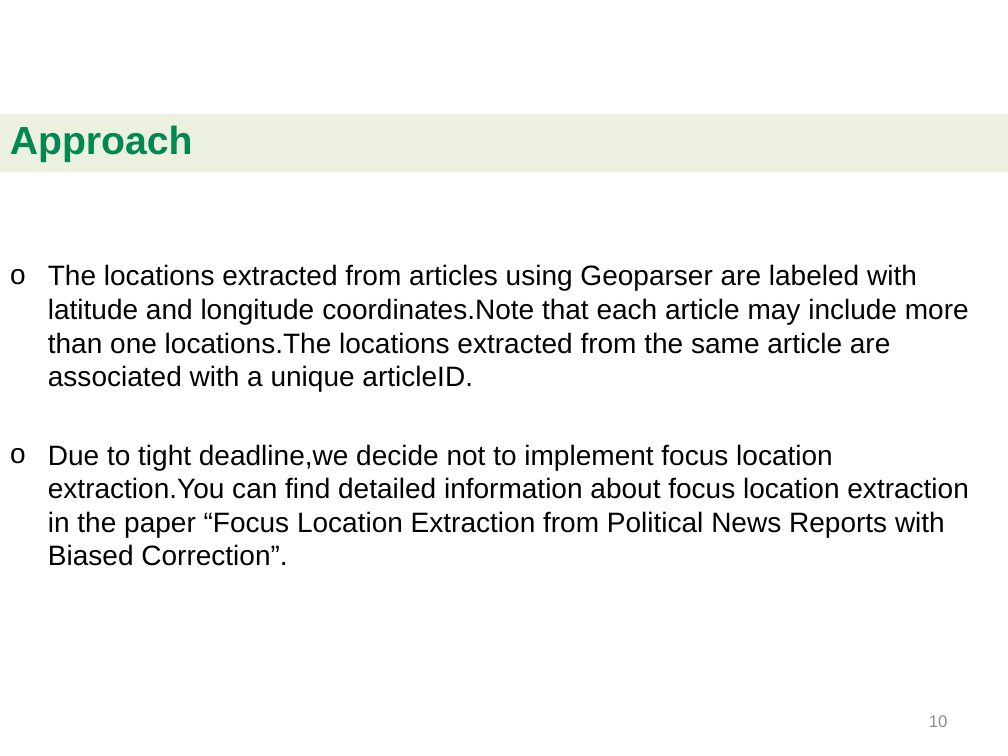
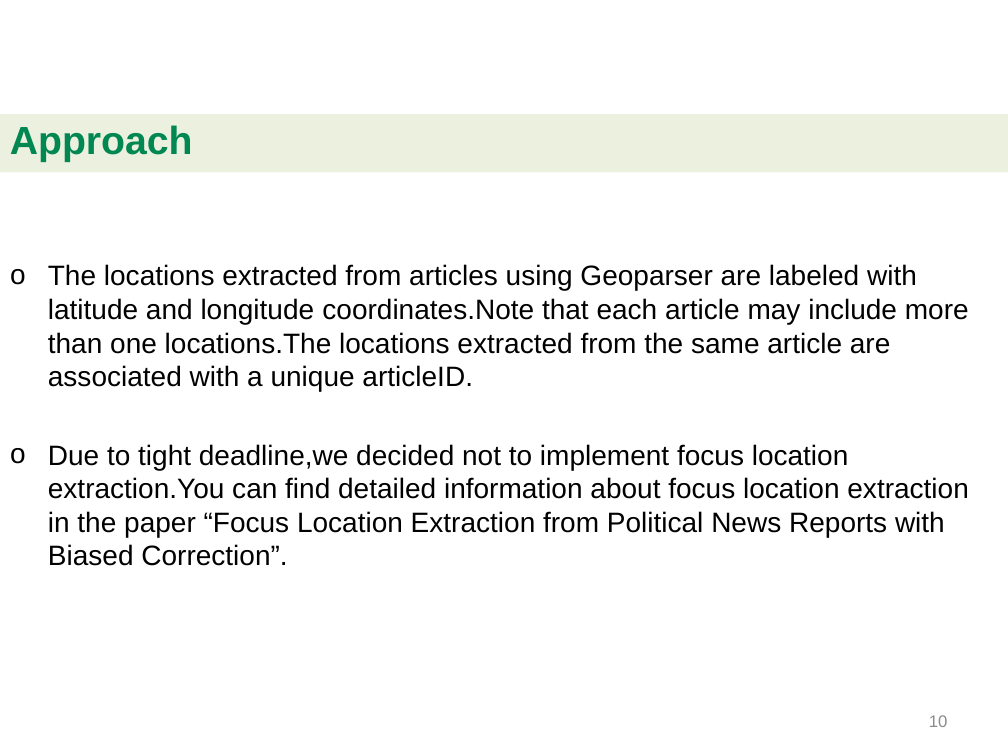
Before and after one commit to beedabug/BigDataProject, a slide deck: slide 10 of bigdata_project_demo.pptx. Drawn at 1008x756 pixels with LibreOffice and Linux fonts; fonts in the diff are those of the drawing; background and template pictures are left out. Boxes give left, top, right and bottom in pixels: in the first picture for what was removed or moved away, otherwise in the second. Text is boxed around its words. In the diff, an @@ line names an element or a change of style, - is before the commit and + after.

```diff
--- a/bigdata_project_demo.pptx
+++ b/bigdata_project_demo.pptx
@@ text at [48, 444, 968, 566]: text changed @@
-o Due to tight deadline,we decide not to implement focus location extraction.You can find detailed information about focus location extraction in the paper “Focus Location Extraction from Political News Reports with Biased Correction”.
+o Due to tight deadline,we decided not to implement focus location extraction.You can find detailed information about focus location extraction in the paper “Focus Location Extraction from Political News Reports with Biased Correction”.
```
Also in this commit, not shown: 7 other slides changed, 1 slide added, 1 slide removed, 1 other file.
